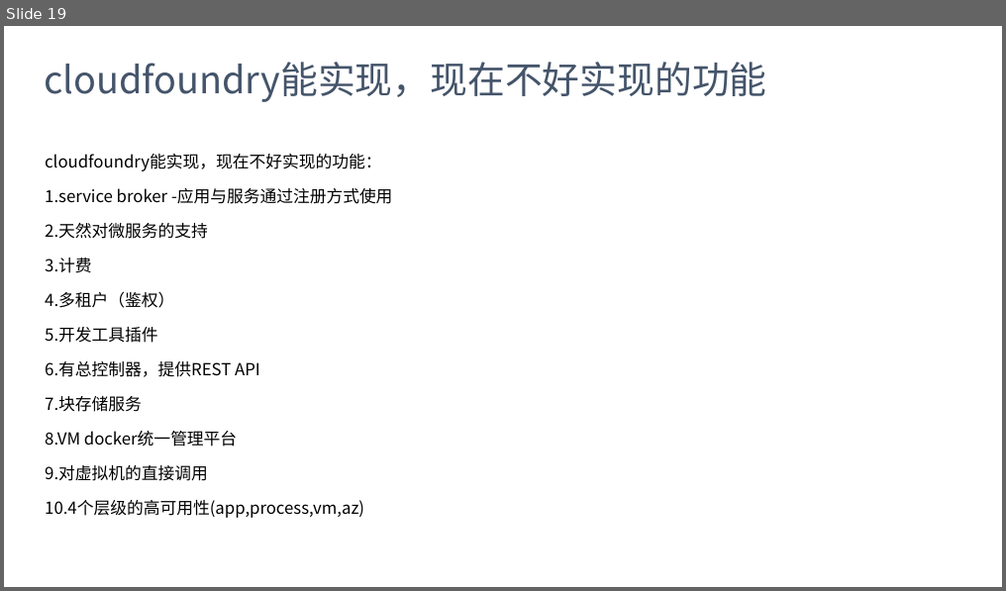
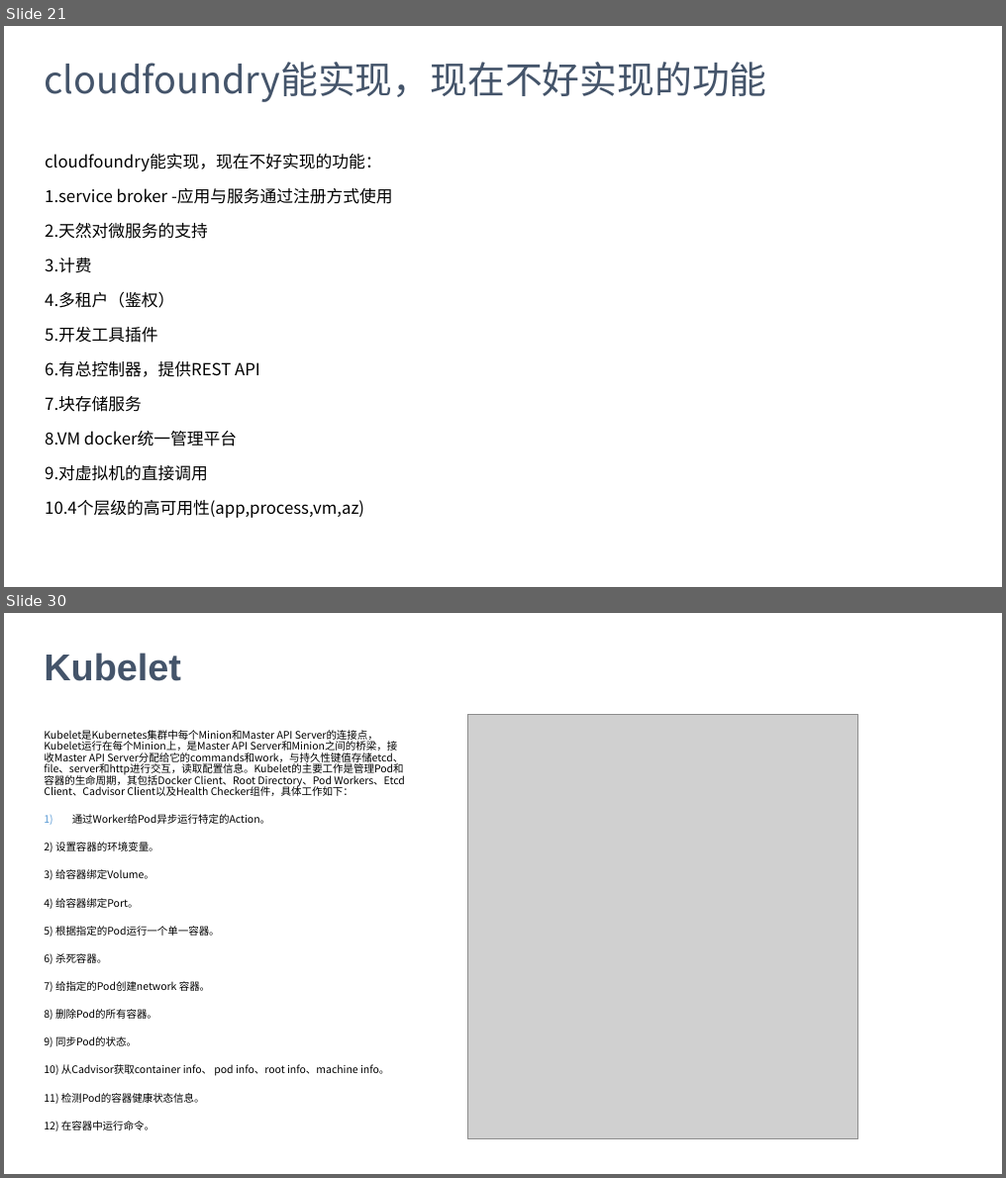
Before and after one commit to barrett-li/document, a slide deck: docker/docker_Paas方案V101.pptx. Shown one above the other, each under a label of ours: slide 19 before the commit, slides 21 and 30 after it; the slides between them are not shown. The pictures are 1006x591 and 1006x1178 pixels, drawn with LibreOffice and Linux fonts; fonts in the diff are those of the drawing; grey boxes stand for pictures. Boxes give left, top, right and bottom in pixels: in the first picture for what was removed or moved away, otherwise in the second. Text is boxed around its words. In the diff, an @@ line names an element or a change of style, - is before the commit and + after.

Commit message:
经过整合的PPT方案

```diff
--- a/docker/docker_Paas方案V101.pptx
+++ b/docker/docker_Paas方案V101.pptx
@@ slide 30 added at <box>4,613,1002,1174</box>, background #FFFFFF @@
@@ title added at <box>44,653,180,681</box>, 36 pt, text #44546A, bold @@
+Kubelet
@@ text added at <box>44,730,405,1132</box>, 10 pt, text #000000 @@
+Kubelet是Kubernetes集群中每个Minion和Master API Server的连接点，Kubelet运行在每个Minion上，是Master API Server和Minion之间的桥梁，接收Master API Server分配给它的commands和work，与持久性键值存储etcd、file、server和http进行交互，读取配置信息。Kubelet的主要工作是管理Pod和容器的生命周期，其包括Docker Client、Root Directory、Pod Workers、Etcd Client、Cadvisor Client以及Health Checker组件，具体工作如下：
+1) 通过Worker给Pod异步运行特定的Action。
+2) 设置容器的环境变量。
+3) 给容器绑定Volume。
+4) 给容器绑定Port。
+5) 根据指定的Pod运行一个单一容器。
+6) 杀死容器。
+7) 给指定的Pod创建network 容器。
+8) 删除Pod的所有容器。
+9) 同步Pod的状态。
+10) 从Cadvisor获取container info、 pod info、root info、machine info。
+11) 检测Pod的容器健康状态信息。
+12) 在容器中运行命令。
@@ picture added at <box>467,715,858,1140</box> @@
@@ what was slide 19 is now slide 21 @@
```
Also in this commit, not shown: 3 slides changed, 12 other slides added, 3 other files.
